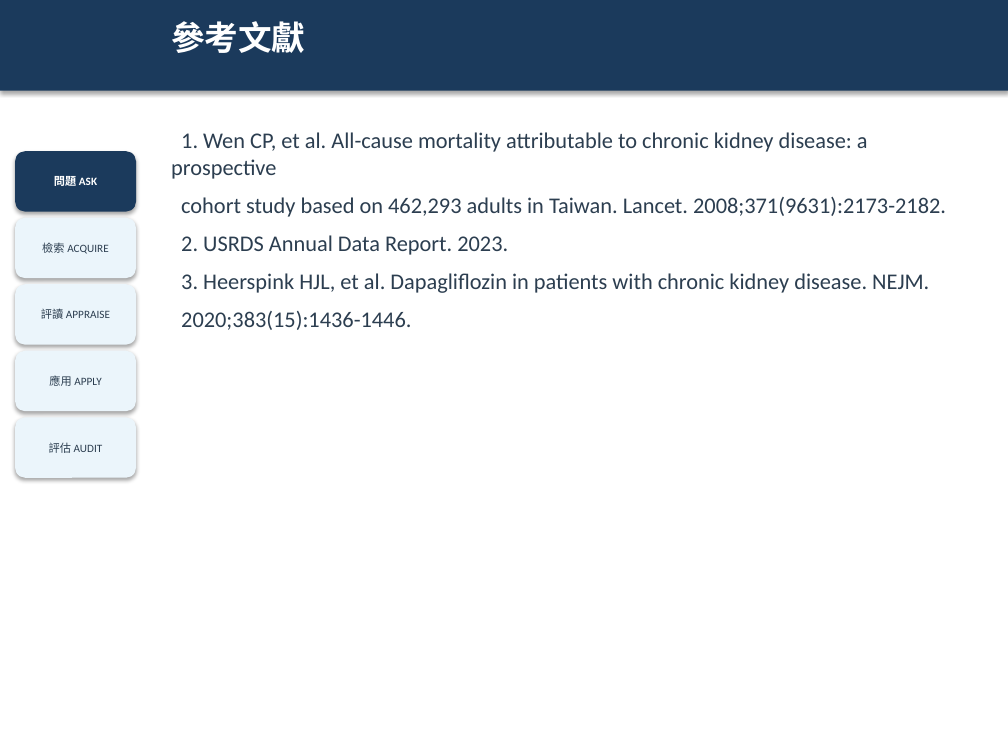
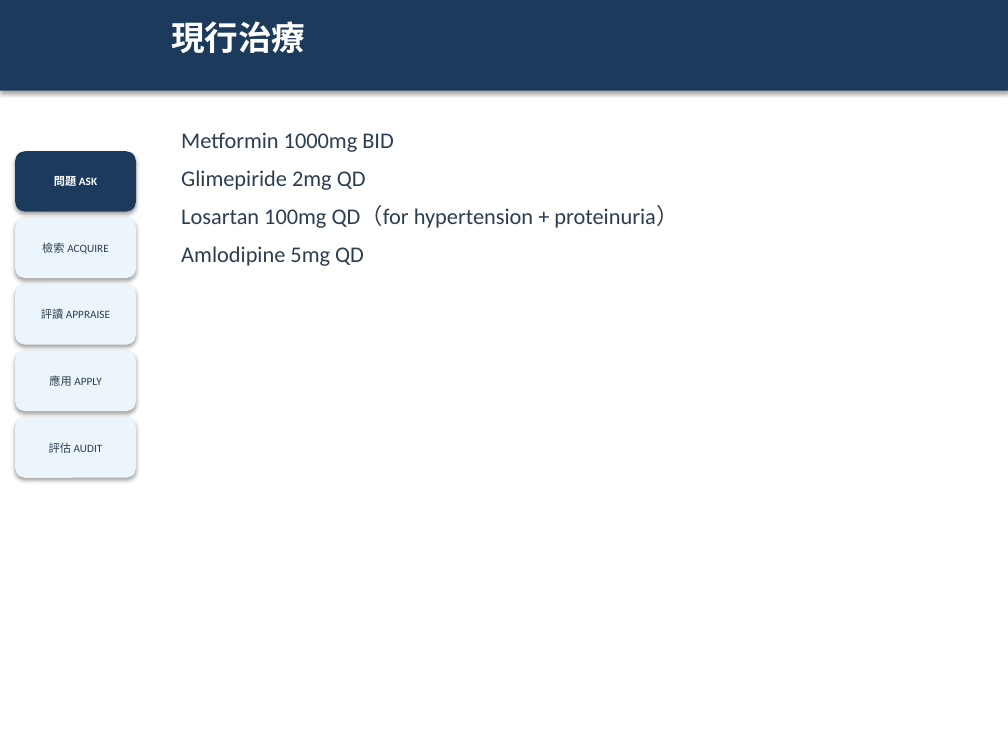
Before and after one commit to platypus31/ebm-report-pipeline, a slide deck: slide 5 of projects/example-sglt2i-ckd/06_slides/ebm-report.pptx (slide 10 before the commit). Drawn at 1008x756 pixels with LibreOffice and Linux fonts; fonts in the diff are those of the drawing. Boxes give left, top, right and bottom in pixels: in the first picture for what was removed or moved away, otherwise in the second. Text is boxed around its words. In the diff, an @@ line names an element or a change of style, - is before the commit and + after.

```diff
--- a/projects/example-sglt2i-ckd/06_slides/ebm-report.pptx
+++ b/projects/example-sglt2i-ckd/06_slides/ebm-report.pptx
@@ text at [171,21,305,53]: text changed @@
-參考文獻
+現行治療
@@ text at [181,132,678,266]: text changed @@
-1. Wen CP, et al. All-cause mortality attributable to chronic kidney disease: a prospective
-cohort study based on 462,293 adults in Taiwan. Lancet. 2008;371(9631):2173-2182.
-2. USRDS Annual Data Report. 2023.
-3. Heerspink HJL, et al. Dapagliflozin in patients with chronic kidney disease. NEJM.
-2020;383(15):1436-1446.
+Metformin 1000mg BID
+Glimepiride 2mg QD
+Losartan 100mg QD（for hypertension + proteinuria）
+Amlodipine 5mg QD
```
Also in this commit, not shown: 7 other slides changed, 2 other files.
